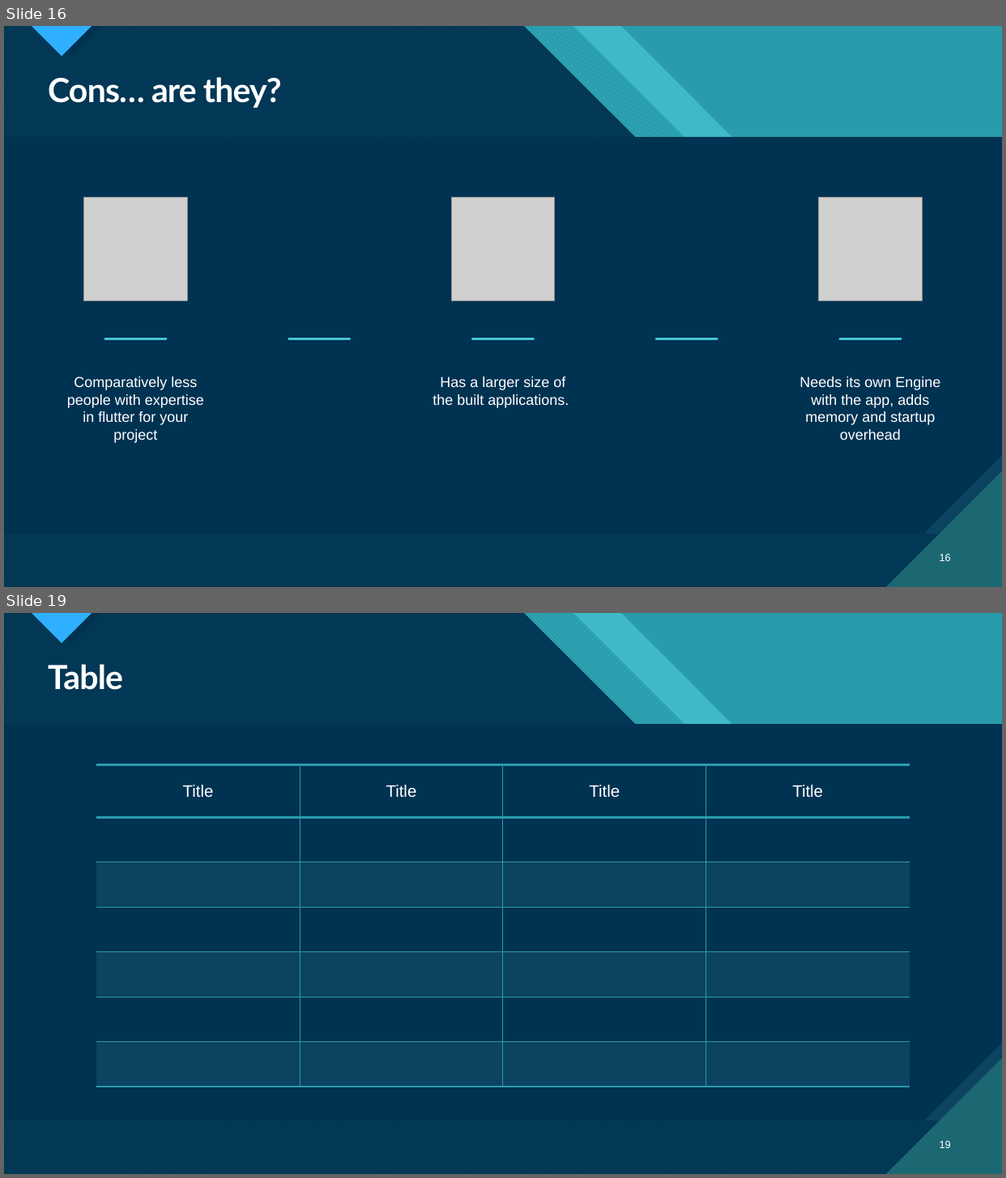
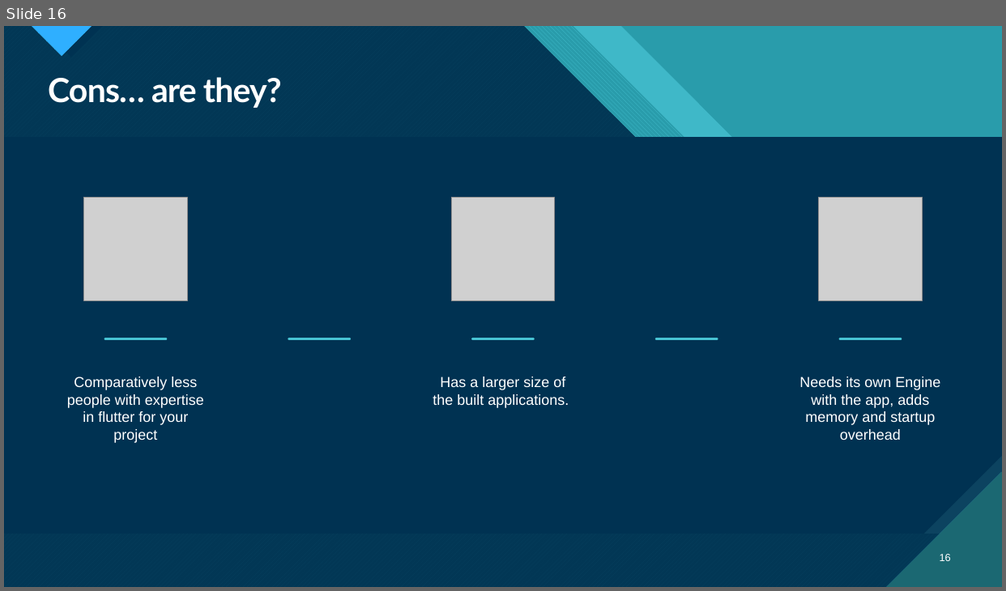
Before and after one commit to PratyayDhond/IT-3rd-year-notes, a slide deck: Seminar/Native Application Development Using Flutter.pptx. Shown one above the other, each under a label of ours: slides 16 and 19 before the commit, slide 16 after it; the slides between them are not shown. The pictures are 1006x1178 and 1006x591 pixels, drawn with LibreOffice and Linux fonts; fonts in the diff are those of the drawing; grey boxes stand for pictures. Boxes give left, top, right and bottom in pixels: in the first picture for what was removed or moved away, otherwise in the second. Text is boxed around its words. In the diff, an @@ line names an element or a change of style, - is before the commit and + after.

```diff
--- a/Seminar/Native Application Development Using Flutter.pptx
+++ b/Seminar/Native Application Development Using Flutter.pptx
@@ slide 19 removed at (4,613,1002,1174), background #47C3D3; not listed: 18 template elements that a slide beside it also shows @@
@@ title removed at (48,664,123,690) @@
-Table
@@ table removed at (97,765,911,1087), 7 rows, 4 columns @@
-Title | Title | Title | Title
- |  |  | 
- |  |  | 
- |  |  | 
- |  |  | 
- |  |  | 
- |  |  | 
@@ page number removed at (940,1141,951,1148) @@
-19
```
Also in this commit, not shown: 1 slide changed, 3 slides added, 6 other slides removed.
